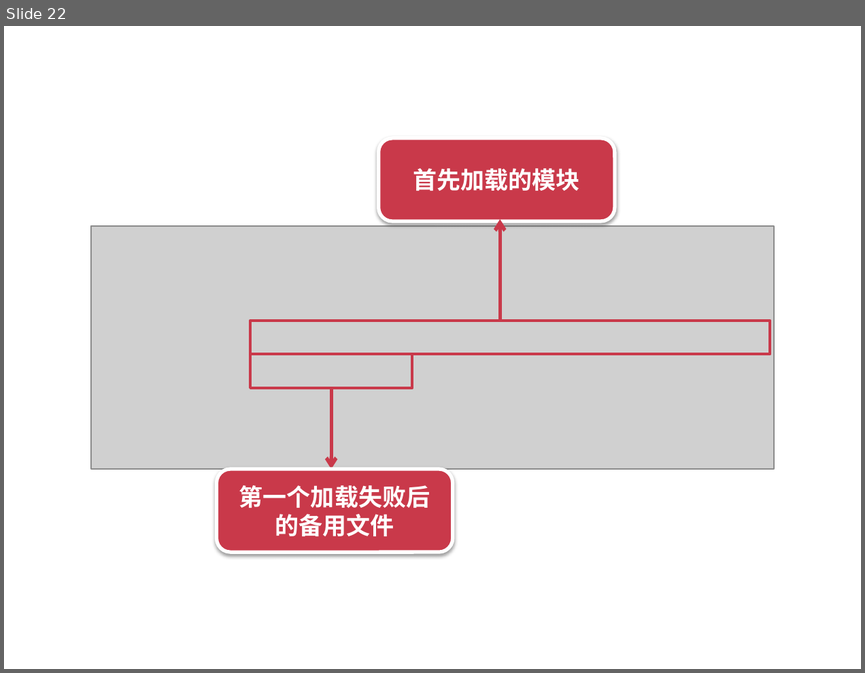
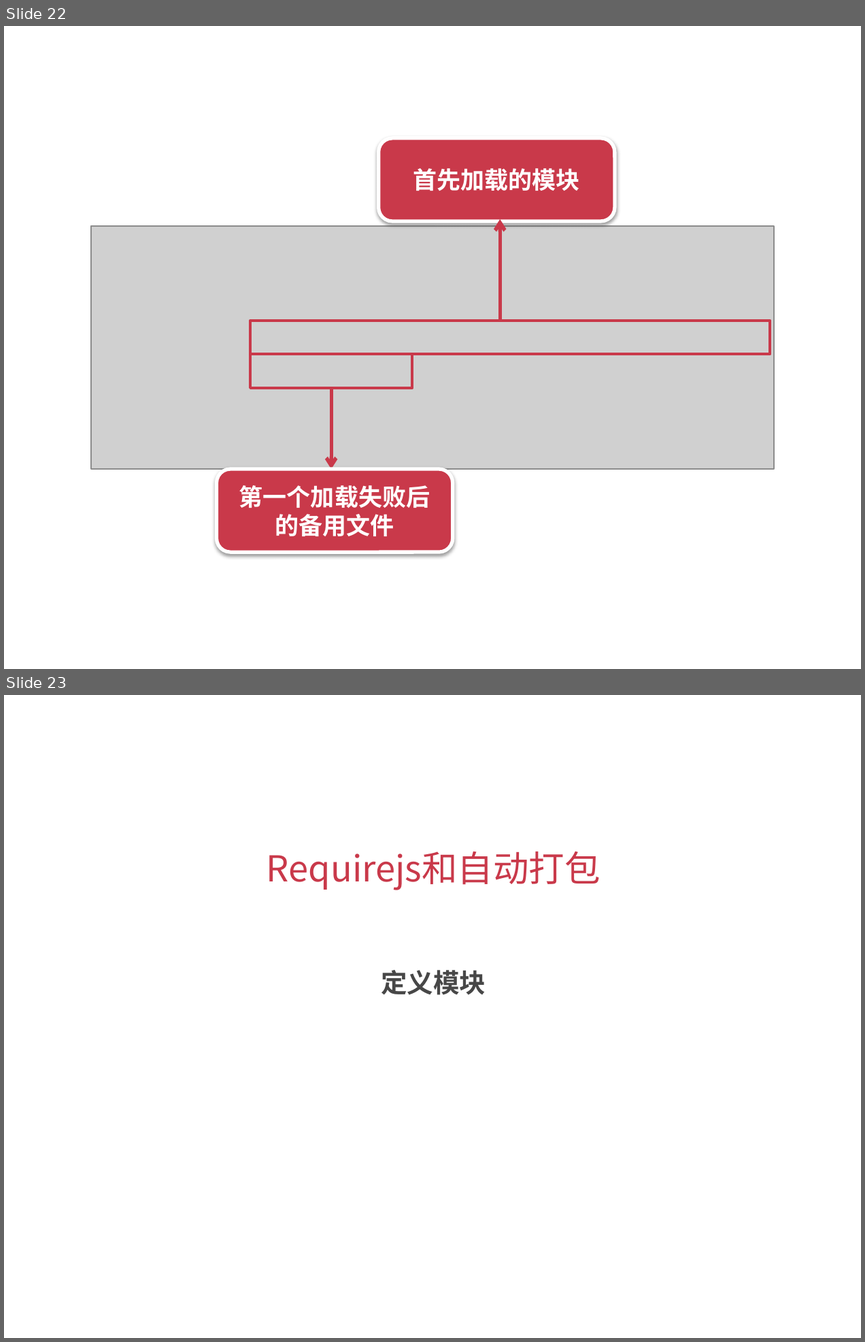
Before and after one commit to silvajs/lecturer, a slide deck: requirejs/doc/requirejs.pptx. Shown one above the other, each under a label of ours: slide 22 before the commit, slides 22 and 23 after it. The pictures are 865x673 and 865x1342 pixels, drawn with LibreOffice and Linux fonts; fonts in the diff are those of the drawing; grey boxes stand for pictures. Boxes give left, top, right and bottom in pixels: in the first picture for what was removed or moved away, otherwise in the second. Text is boxed around its words. In the diff, an @@ line names an element or a change of style, - is before the commit and + after.

Commit message:
定义模块

```diff
--- a/requirejs/doc/requirejs.pptx
+++ b/requirejs/doc/requirejs.pptx
@@ slide 23 added at (4, 695, 861, 1338), background #FFFFFF @@
@@ title added at (266, 851, 600, 890), 30 pt, text #C9394A @@
+Requirejs和自动打包
@@ text added at (381, 970, 486, 995), 22 pt, text #474747, bold @@
+定义模块
```
Also in this commit, not shown: 4 other slides added, 4 other files.
